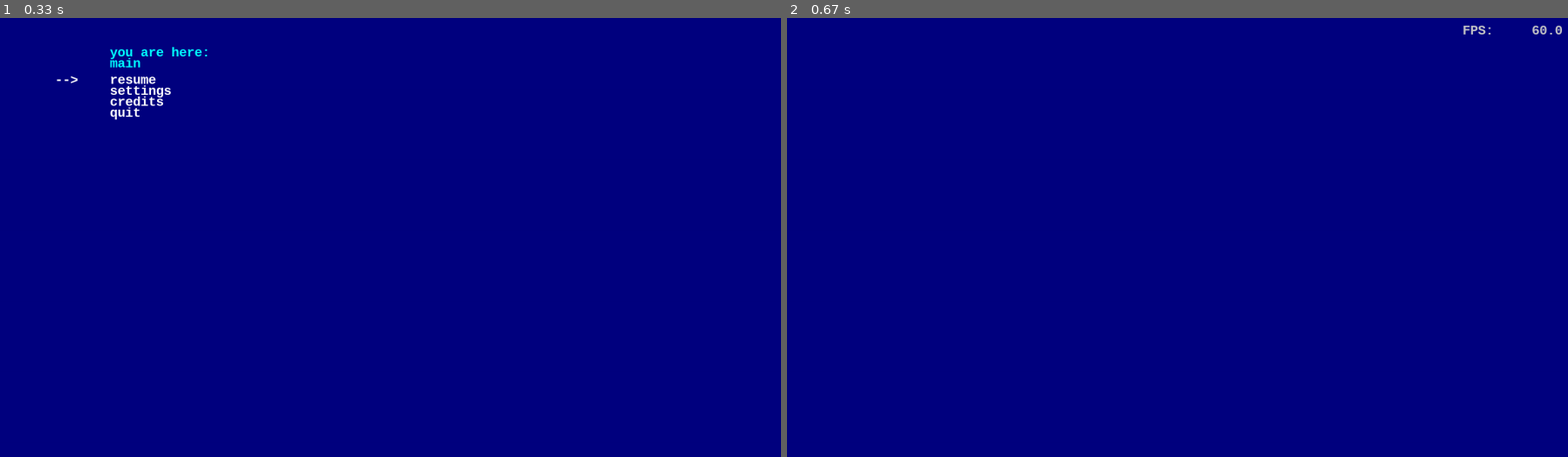
Above: before the commit, frames 1-2 (left to right).
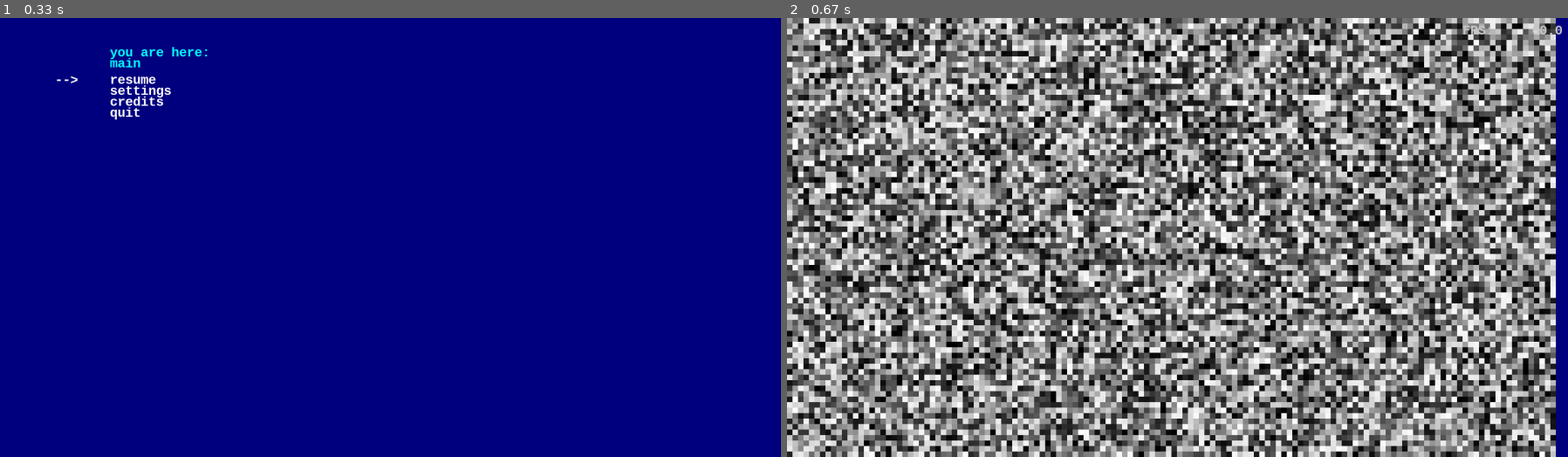
Above: after the commit, the same moments.

Repository: horstjens/catapults3d
Game: pygame game, started from catapult3d.py
Two runs of this game, one before a commit and one after it. Both use one fixed random seed, a clock stepped at 60 frames per second and the inputs below.
Inputs:
- Up to frame 1 (0.33 s): no input
- Up to frame 2 (0.67 s): tap Enter at 0.33 s

Frame 1 is identical in both runs. In frame 2, 98% of the frame differs, in the area x 0-99%, y 0-100%.

Commit message:
3d world (slow!!!)

Diff:
--- a/catapult3d.py
+++ b/catapult3d.py
@@ -1,6 +1,6 @@
 """
-author: Mohamed and Abdullah
-email: moha.alsaby@gmail.com
+author: Horst JENS
+email: horstjens@gmail.com
 contact: see http://spielend-programmieren.at/de:kontakt
 license: gpl, see http://www.gnu.org/licenses/gpl-3.0.de.html
 download: https://github.com/horstjens/catapults3d
@@ -339,6 +339,31 @@
                   color=(red,green,blue), kill_on_edge = True)
 
 
+class World():
+
+    tiles_x = 140
+    tiles_y = 90
+
+
+    def __init__(self):
+        self.terrain = []
+        h = 100
+        for y in range(self.tiles_y):
+            line = []
+            for x in range(self.tiles_x):
+                height = random.randint(0,255)
+                height = max(0,height)
+                height = min(255,height)
+                line.append(height)
+            self.terrain.append(line)
+
+
+
+
+
+
+
+
 class Viewer(object):
     width = 0
     height = 0
@@ -428,6 +453,9 @@
         self.prepare_sprites()
         self.loadbackground()
         self.load_sounds()
+        self.world = World()
+        #print(self.world)
+
 
     def load_sounds(self):
         #Viewer.sounds["click"]=  pygame.mixer.Sound(
@@ -451,6 +479,13 @@
         self.background = pygame.transform.scale(self.background,
                           (Viewer.width,Viewer.height))
         self.background.convert()
+
+
+    def paint_world(self):
+        for y, line in enumerate(self.world.terrain):
+            for x, tile in enumerate(line):
+                h = self.world.terrain[y][x]
+                pygame.draw.rect(self.screen,(h,h,h), (x*10, y*10,10,10))
 
 
     def load_sprites(self):
@@ -551,6 +586,7 @@
             self.screen.blit(self.background, (0, 0))
 
 
+
             # -------------- UPDATE all sprites -------
             self.flytextgroup.update(seconds)
 
@@ -653,6 +689,8 @@
             self.screen.blit(self.background, (0, 0))
 
 
+            self.paint_world()
+
             # write text below sprites
             write(self.screen, "FPS: {:8.3}".format(
                 self.clock.get_fps() ), x=Viewer.width-200, y=10, color=(200,200,200))
